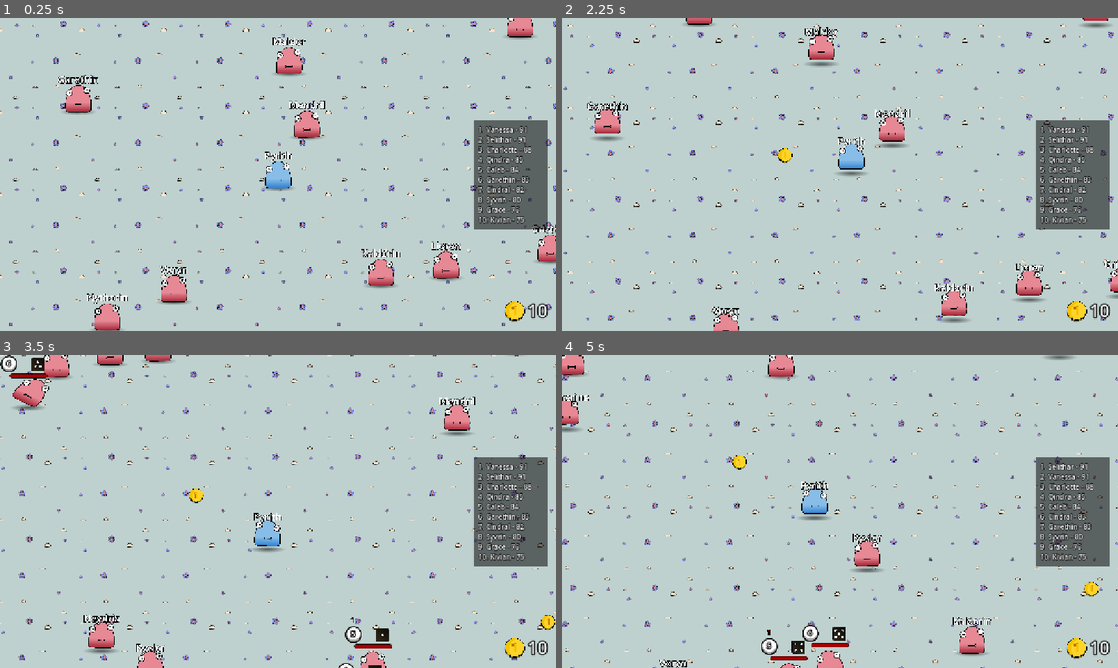
Above: before the commit, frames 1-4 (two rows, left to right).
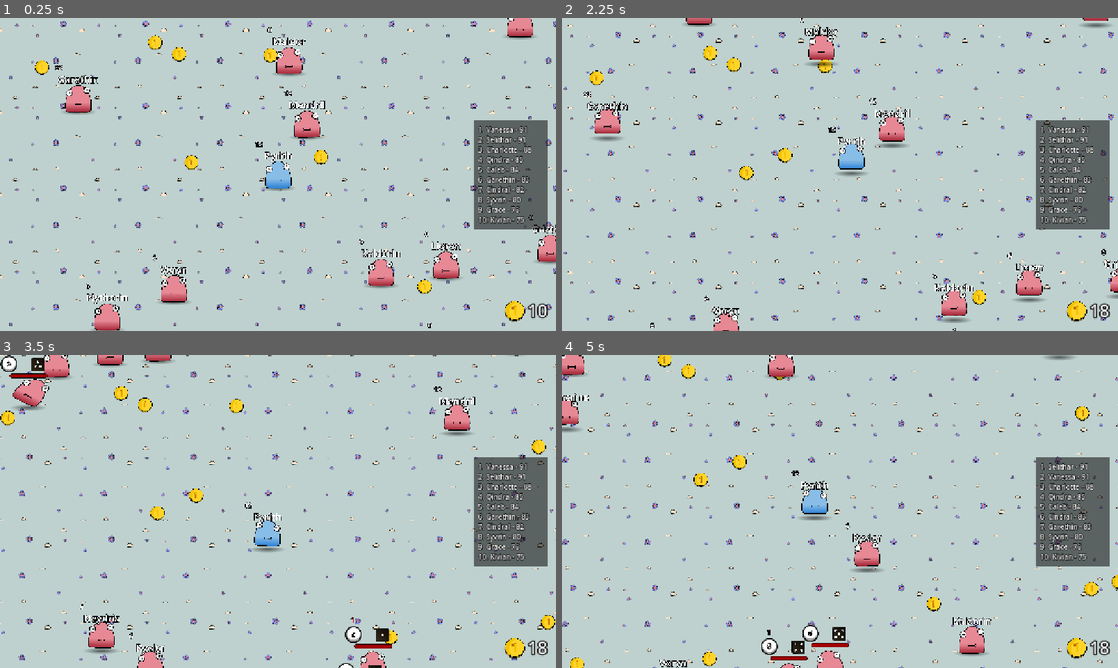
Above: after the commit, the same moments.

Repository: merlinott/nicerdicer
Game: Godot game, scene res://scenes/world.tscn
Two runs of this game, one before a commit and one after it. Both use one fixed random seed, a clock stepped at 60 frames per second and the inputs below. This scene is started directly instead of the project's main scene.
Inputs (mouse positions are in pixels of both pictures, inside the frame that each line leads up to):
- Up to frame 1 (0.25 s): no input
- Up to frame 2 (2.25 s): move the mouse to (962, 158) at 0.52 s; click (962, 158) at 0.67 s; tap Enter at 1.25 s; move the mouse to (728, 190) at 1.27 s; click (728, 190) at 1.42 s; tap Space at 2 s; move the mouse to (895, 105) at 2.02 s; click (895, 105) at 2.17 s
- Up to frame 3 (3.5 s): move the mouse to (250, 574) at 2.77 s; click (250, 574) at 2.92 s
- Up to frame 4 (5 s): move the mouse to (1006, 558) at 3.52 s; click (1006, 558) at 3.67 s; move the mouse to (673, 464) at 4.27 s; click (673, 464) at 4.42 s

The runs differ from the first frame. In frame 1, 0.8% of the frame differs, in the area x 6-96%, y 2-100%; in frame 2, 0.8%; in frame 3, 0.8%; in frame 4, 0.8%, in the area x 1-100%, y 0-100%.

Commit message:
shitamlabaern

Diff:
--- a/autoload/battle_manager.gd
+++ b/autoload/battle_manager.gd
@@ -20,7 +20,7 @@
 var damage_multiplier1 : int = 1
 var damage_multiplier2 : int = 1
 
-
+var game_ended : bool = false
 
 func fill_entities(ents: Array) -> void:
 	for i in ents:
@@ -66,6 +66,8 @@
 
 
 func start_battle(entity1: Entity, entity2: Entity) -> Entity:
+	if game_ended:
+		return
 	entity1.is_attacking = true
 	entity2.is_attacking = true
 
@@ -126,6 +128,9 @@
 				player.dice_selection.hide()
 				player.dice.show()
 
+			if game_ended:
+				return
+
 			set_abilities(dice_type1, dice_type2, entity1, entity2, roll1, roll2)
 
 			roll1 *= damage_multiplier1
@@ -168,10 +173,9 @@
 	winner.won_fight()
 
 	if !winner.is_player:
+		winner.coins += loser.max_life
 		winner.is_attacking = false
 		winner.set_upgrade(randi_range(1, 6), randi_range(1,2))
-
-
 
 	if !loser.is_player:
 		loser.is_attacking = false
--- a/scenes/cards_ui.gd
+++ b/scenes/cards_ui.gd
@@ -9,6 +9,8 @@
 	BattleManager.picked_upgrade.connect(hide_upgrades)
 
 func card_menu_setup() -> void:
+	if BattleManager.game_ended == true:
+		return
 	for i in card_container.get_children():
 		i.queue_free()
 	for i in 3:
--- a/scenes/coin.gd
+++ b/scenes/coin.gd
@@ -8,5 +8,5 @@
 func collect(body) -> void:
 	if body is Entity:
 		if body.is_player:
-			body.coins += 1
+			body.coins += randi_range(5,10)
 			queue_free()
--- a/scenes/dice.tscn
+++ b/scenes/dice.tscn
@@ -108,6 +108,21 @@
 "speed": 5.0
 }]
 
+[sub_resource type="Animation" id="Animation_sffoc"]
+length = 0.001
+tracks/0/type = "value"
+tracks/0/imported = false
+tracks/0/enabled = true
+tracks/0/path = NodePath("AnimatedSprite2D:scale")
+tracks/0/interp = 1
+tracks/0/loop_wrap = true
+tracks/0/keys = {
+"times": PackedFloat32Array(0),
+"transitions": PackedFloat32Array(1),
+"update": 0,
+"values": [Vector2(1, 1)]
+}
+
 [sub_resource type="Animation" id="Animation_ie753"]
 resource_name = "spin"
 tracks/0/type = "value"
@@ -121,21 +136,6 @@
 "transitions": PackedFloat32Array(1, 1, 1),
 "update": 0,
 "values": [Vector2(1, 1), Vector2(1.5, 1.5), Vector2(1, 1)]
-}
-
-[sub_resource type="Animation" id="Animation_sffoc"]
-length = 0.001
-tracks/0/type = "value"
-tracks/0/imported = false
-tracks/0/enabled = true
-tracks/0/path = NodePath("AnimatedSprite2D:scale")
-tracks/0/interp = 1
-tracks/0/loop_wrap = true
-tracks/0/keys = {
-"times": PackedFloat32Array(0),
-"transitions": PackedFloat32Array(1),
-"update": 0,
-"values": [Vector2(1, 1)]
 }
 
 [sub_resource type="AnimationLibrary" id="AnimationLibrary_jkyey"]
--- /dev/null
+++ b/scenes/die_screen.tscn
@@ -0,0 +1,66 @@
+[gd_scene load_steps=3 format=3 uid="uid://dlupjql6qgrnt"]
+
+[ext_resource type="Script" uid="uid://cxjvitu7gjbmt" path="res://scenes/end_screen.gd" id="1_67j70"]
+[ext_resource type="PackedScene" uid="uid://drcpcwvf5df4k" path="res://scenes/world.tscn" id="2_6rx8y"]
+
+[node name="LoseScreen" type="Control" node_paths=PackedStringArray("button", "button_2")]
+layout_mode = 3
+anchors_preset = 0
+script = ExtResource("1_67j70")
+button = NodePath("ColorRect/HBoxContainer/Button")
+button_2 = NodePath("ColorRect/HBoxContainer/Button2")
+world = ExtResource("2_6rx8y")
+
+[node name="ColorRect" type="ColorRect" parent="."]
+custom_minimum_size = Vector2(1280, 720)
+layout_mode = 1
+anchors_preset = 15
+anchor_right = 1.0
+anchor_bottom = 1.0
+offset_right = 1280.0
+offset_bottom = 720.0
+grow_horizontal = 2
+grow_vertical = 2
+color = Color(0.435294, 0.384314, 0.341176, 1)
+
+[node name="HBoxContainer" type="HBoxContainer" parent="ColorRect"]
+layout_mode = 1
+anchors_preset = 12
+anchor_top = 1.0
+anchor_right = 1.0
+anchor_bottom = 1.0
+offset_top = -98.0
+offset_bottom = -48.0
+grow_horizontal = 2
+grow_vertical = 0
+theme_override_constants/separation = 15
+alignment = 1
+
+[node name="Button2" type="Button" parent="ColorRect/HBoxContainer"]
+custom_minimum_size = Vector2(200, 50)
+layout_mode = 2
+text = "TRY AGAIN"
+
+[node name="Button" type="Button" parent="ColorRect/HBoxContainer"]
+custom_minimum_size = Vector2(200, 50)
+layout_mode = 2
+text = "MAIN MENU"
+
+[node name="Label" type="Label" parent="."]
+layout_mode = 1
+anchors_preset = 8
+anchor_left = 0.5
+anchor_top = 0.5
+anchor_right = 0.5
+anchor_bottom = 0.5
+offset_left = 239.0
+offset_top = 126.0
+offset_right = 1054.0
+offset_bottom = 539.0
+grow_horizontal = 2
+grow_vertical = 2
+theme_override_font_sizes/font_size = 150
+text = "YOU LOST!
+:( "
+horizontal_alignment = 1
+vertical_alignment = 1
--- /dev/null
+++ b/scenes/end_screen.gd
@@ -0,0 +1,20 @@
+extends Control
+
+@export var button: Button
+@export var button_2: Button
+@export var world : PackedScene
+
+func _ready() -> void:
+	button.pressed.connect(on_menu_pressed)
+	button_2.pressed.connect(on_try_again_pressed)
+
+func on_menu_pressed():
+	get_tree().reload_current_scene()
+
+func on_try_again_pressed():
+	play()
+
+func play() -> void:
+	var world_instance = world.instantiate()
+	get_tree().root.add_child(world_instance)
+	queue_free()
--- a/scenes/enemy.tscn
+++ b/scenes/enemy.tscn
@@ -7,6 +7,9 @@
 [ext_resource type="Texture2D" uid="uid://cie52okyxge0s" path="res://assets/shield.svg" id="5_nenq2"]
 [ext_resource type="PackedScene" uid="uid://c6k6dknha5jwg" path="res://scenes/damage_numbers.tscn" id="6_xwavj"]
 [ext_resource type="PackedScene" uid="uid://b1ghn6loy26ls" path="res://scenes/hp_bar.tscn" id="7_nenq2"]
+[ext_resource type="Texture2D" uid="uid://b5y0eje6j72my" path="res://assets/crown_01.png" id="8_8qclf"]
+[ext_resource type="Texture2D" uid="uid://xatspavrtatl" path="res://assets/crown_02.png" id="9_w8i8w"]
+[ext_resource type="Texture2D" uid="uid://dvat8c4v0sf5f" path="res://assets/crown_03.png" id="10_otmr2"]
 
 [sub_resource type="CircleShape2D" id="CircleShape2D_qhqgy"]
 radius = 294.027
@@ -239,6 +242,23 @@
 &"walk": SubResource("Animation_g2els")
 }
 
+[sub_resource type="SpriteFrames" id="SpriteFrames_wtq4b"]
+animations = [{
+"frames": [{
+"duration": 1.0,
+"texture": ExtResource("8_8qclf")
+}, {
+"duration": 1.0,
+"texture": ExtResource("9_w8i8w")
+}, {
+"duration": 1.0,
+"texture": ExtResource("10_otmr2")
+}],
+"loop": true,
+"name": &"default",
+"speed": 5.0
+}]
+
 [node name="enemy" type="CharacterBody2D" groups=["entity"]]
 collision_layer = 0
 script = ExtResource("1_md0e3")
@@ -279,20 +299,6 @@
 visible = false
 offset_top = -434.0
 offset_bottom = -434.0
-
-[node name="Label" type="Label" parent="hp_bar"]
-unique_name_in_owner = true
-layout_mode = 0
-offset_left = -68.75
-offset_top = -51.25
-offset_right = -43.75
-offset_bottom = -20.25
-theme_override_colors/font_outline_color = Color(0, 0, 0, 1)
-theme_override_constants/outline_size = 10
-theme_override_font_sizes/font_size = 22
-text = "10"
-horizontal_alignment = 1
-vertical_alignment = 1
 
 [node name="Name" type="Label" parent="."]
 anchors_preset = 8
@@ -327,3 +333,22 @@
 theme_override_font_sizes/font_size = 150
 horizontal_alignment = 1
 vertical_alignment = 1
+
+[node name="Label" type="Label" parent="."]
+unique_name_in_owner = true
+z_index = 6
+offset_left = -621.0
+offset_top = -851.0
+offset_right = -279.0
+offset_bottom = -578.0
+theme_override_colors/font_outline_color = Color(0, 0, 0, 1)
+theme_override_constants/outline_size = 50
+theme_override_font_sizes/font_size = 150
+text = "100"
+horizontal_alignment = 1
+vertical_alignment = 1
+
+[node name="Crown" type="AnimatedSprite2D" parent="."]
+position = Vector2(0, -771)
+scale = Vector2(0.15, 0.15)
+sprite_frames = SubResource("SpriteFrames_wtq4b")
--- a/scenes/entity.gd
+++ b/scenes/entity.gd
@@ -10,6 +10,7 @@
 @onready var hp_bar: Control = $hp_bar
 @onready var sprite: Sprite2D = $Sprite2D
 @onready var unique_name: Label = $Name
+@onready var crown: AnimatedSprite2D = $Crown
 
 @export var camera: Camera2D
 @export var dice_selection: Control
@@ -24,6 +25,8 @@
 var life : int = 0
 var shield : bool = false
 var current_shield : int = 0
+
+var player_won: bool = false
 
 var coins: int = 0
 	#set(value):
@@ -120,13 +123,15 @@
 	hp_bar.set_hp_bar_shield(life, value)
 
 
-func won_fight():
+func won_fight(won : bool = false):
 	animation_player.play("walk")
 	hp_bar.reset_hp_bar(max_life)
 	if is_player:
-		card_selection.card_menu_setup()
+		max_life += 100
 		var value = %Camera2D.zoom / 2
 		tween_cam(value)
+		if !won:
+			card_selection.card_menu_setup()
 
 
 func reset():
--- a/scenes/main_menu.tscn
+++ b/scenes/main_menu.tscn
@@ -105,6 +105,12 @@
 [node name="Name" parent="player2" index="10"]
 visible = false
 
+[node name="Label" parent="player2" index="12"]
+visible = false
+
+[node name="Crown" parent="player2" index="13"]
+visible = false
+
 [node name="player" parent="." instance=ExtResource("3_bqqt6")]
 position = Vector2(922, 500)
 scale = Vector2(0.5, 0.5)
@@ -126,6 +132,12 @@
 [node name="Name" parent="player" index="10"]
 visible = false
 
+[node name="Label" parent="player" index="12"]
+visible = false
+
+[node name="Crown" parent="player" index="13"]
+visible = false
+
 [node name="Sprite2D" type="Sprite2D" parent="."]
 position = Vector2(332.045, 244.63)
 rotation = -0.153589
--- a/scenes/player.gd
+++ b/scenes/player.gd
@@ -5,6 +5,10 @@
 	max_life += max_life
 
 func _physics_process(delta: float) -> void:
+	if player_won:
+		camera.zoom *= (1 + delta/2)
+		return
+
 	if idle:
 		return
 
@@ -31,3 +35,8 @@
 		sprite.flip_h = true
 	else:
 		sprite.flip_h = false
+
+
+
+func won_game():
+	player_won = true
--- a/scenes/player.tscn
+++ b/scenes/player.tscn
@@ -11,6 +11,9 @@
 [ext_resource type="PackedScene" uid="uid://dsw8luwju64pn" path="res://scenes/cards_ui.tscn" id="8_smehm"]
 [ext_resource type="PackedScene" uid="uid://cx2rv6ej2x3dk" path="res://scenes/dice_selection_ui.tscn" id="9_ur7pv"]
 [ext_resource type="Texture2D" uid="uid://cl1xxiui4f2jd" path="res://assets/coiner.png" id="10_y4r1p"]
+[ext_resource type="Texture2D" uid="uid://b5y0eje6j72my" path="res://assets/crown_01.png" id="12_f1ej7"]
+[ext_resource type="Texture2D" uid="uid://xatspavrtatl" path="res://assets/crown_02.png" id="13_oprun"]
+[ext_resource type="Texture2D" uid="uid://dvat8c4v0sf5f" path="res://assets/crown_03.png" id="14_a8ls1"]
 
 [sub_resource type="CircleShape2D" id="CircleShape2D_qhqgy"]
 radius = 264.613
@@ -243,6 +246,23 @@
 &"walk": SubResource("Animation_g2els")
 }
 
+[sub_resource type="SpriteFrames" id="SpriteFrames_qfm1y"]
+animations = [{
+"frames": [{
+"duration": 1.0,
+"texture": ExtResource("12_f1ej7")
+}, {
+"duration": 1.0,
+"texture": ExtResource("13_oprun")
+}, {
+"duration": 1.0,
+"texture": ExtResource("14_a8ls1")
+}],
+"loop": true,
+"name": &"default",
+"speed": 5.0
+}]
+
 [node name="player" type="CharacterBody2D" node_paths=PackedStringArray("camera", "dice_selection", "card_selection") groups=["entity"]]
 script = ExtResource("1_g2els")
 camera = NodePath("Camera2D")
@@ -292,20 +312,6 @@
 visible = false
 offset_top = -420.0
 offset_bottom = -420.0
-
-[node name="Label" type="Label" parent="hp_bar"]
-unique_name_in_owner = true
-layout_mode = 0
-offset_left = -68.625
-offset_top = -51.125
-offset_right = -43.625
-offset_bottom = -20.125
-theme_override_colors/font_outline_color = Color(0, 0, 0, 1)
-theme_override_constants/outline_size = 10
-theme_override_font_sizes/font_size = 22
-text = "10"
-horizontal_alignment = 1
-vertical_alignment = 1
 
 [node name="CanvasLayer" type="CanvasLayer" parent="." node_paths=PackedStringArray("entity")]
 script = ExtResource("8_d2wvv")
@@ -392,3 +398,22 @@
 theme_override_font_sizes/font_size = 150
 horizontal_alignment = 1
 vertical_alignment = 1
+
+[node name="Label" type="Label" parent="."]
+unique_name_in_owner = true
+z_index = 6
+offset_left = -621.0
+offset_top = -851.0
+offset_right = -279.0
+offset_bottom = -578.0
+theme_override_colors/font_outline_color = Color(0, 0, 0, 1)
+theme_override_constants/outline_size = 50
+theme_override_font_sizes/font_size = 150
+text = "100"
+horizontal_alignment = 1
+vertical_alignment = 1
+
+[node name="Crown" type="AnimatedSprite2D" parent="."]
+position = Vector2(0, -771)
+scale = Vector2(0.15, 0.15)
+sprite_frames = SubResource("SpriteFrames_qfm1y")
--- /dev/null
+++ b/scenes/win_screen.tscn
@@ -0,0 +1,71 @@
+[gd_scene load_steps=4 format=3 uid="uid://1m4h7pfp2gbl"]
+
+[ext_resource type="Script" uid="uid://cxjvitu7gjbmt" path="res://scenes/end_screen.gd" id="1_erk2x"]
+[ext_resource type="Texture2D" uid="uid://b5y0eje6j72my" path="res://assets/crown_01.png" id="1_wv5lq"]
+[ext_resource type="PackedScene" uid="uid://drcpcwvf5df4k" path="res://scenes/world.tscn" id="2_2l6cc"]
+
+[node name="WinScreen" type="Control" node_paths=PackedStringArray("button", "button_2")]
+layout_mode = 3
+anchors_preset = 0
+script = ExtResource("1_erk2x")
+button = NodePath("ColorRect/HBoxContainer/Button")
+button_2 = NodePath("ColorRect/HBoxContainer/Button2")
+world = ExtResource("2_2l6cc")
+
+[node name="ColorRect" type="ColorRect" parent="."]
+custom_minimum_size = Vector2(1280, 720)
+layout_mode = 1
+anchors_preset = 15
+anchor_right = 1.0
+anchor_bottom = 1.0
+offset_right = 1280.0
+offset_bottom = 720.0
+grow_horizontal = 2
+grow_vertical = 2
+color = Color(0.843137, 0.384314, 0.341176, 1)
+
+[node name="HBoxContainer" type="HBoxContainer" parent="ColorRect"]
+layout_mode = 1
+anchors_preset = 12
+anchor_top = 1.0
+anchor_right = 1.0
+anchor_bottom = 1.0
+offset_top = -98.0
+offset_bottom = -48.0
+grow_horizontal = 2
+grow_vertical = 0
+theme_override_constants/separation = 15
+alignment = 1
+
+[node name="Button" type="Button" parent="ColorRect/HBoxContainer"]
+custom_minimum_size = Vector2(200, 50)
+layout_mode = 2
+text = "MAIN MENU"
+
+[node name="Button2" type="Button" parent="ColorRect/HBoxContainer"]
+custom_minimum_size = Vector2(200, 50)
+layout_mode = 2
+text = "TRY AGAIN"
+
+[node name="Crown01" type="Sprite2D" parent="."]
+position = Vector2(640, 360)
+scale = Vector2(0.170472, 0.170472)
+texture = ExtResource("1_wv5lq")
+
+[node name="Label" type="Label" parent="."]
+layout_mode = 1
+anchors_preset = 8
+anchor_left = 0.5
+anchor_top = 0.5
+anchor_right = 0.5
+anchor_bottom = 0.5
+offset_left = 239.0
+offset_top = 42.0
+offset_right = 1054.0
+offset_bottom = 247.0
+grow_horizontal = 2
+grow_vertical = 2
+theme_override_font_sizes/font_size = 150
+text = "YOU WON! "
+horizontal_alignment = 1
+vertical_alignment = 1
--- a/scenes/world.gd
+++ b/scenes/world.gd
@@ -4,9 +4,10 @@
 @onready var enemy_container: Node2D = $EnemyContainer
 @onready var coin_container: Node2D = $CoinContainer
 
-
 const ENEMY = preload("res://scenes/enemy.tscn")
 const COIN = preload("res://scenes/coin.tscn")
+const DIE_SCREEN = preload("res://scenes/die_screen.tscn")
+const WIN_SCREEN = preload("res://scenes/win_screen.tscn")
 
 var enemy_t : float = 0
 var coin_t : float = 0
@@ -15,7 +16,7 @@
 
 func _ready() -> void:
 	spawn_enemy(250)
-	spawn_coin(50)
+	spawn_coin(200)
 
 func _process(delta: float) -> void:
 	await get_tree().create_timer(.1).timeout
@@ -42,9 +43,22 @@
 	# Collect all enemies in the container
 	for i in enemy_container.get_children():
 		enemies.append(i)
+		i.crown.hide()
 
 	# Sort the enemies based on max_life in descending order
 	enemies.sort_custom(_sort_max_life_desc)
+
+
+	enemies[0].crown.show()
+	enemies[1].crown.show()
+	enemies[2].crown.show()
+
+	enemies[0].crown.frame = 0
+	enemies[1].crown.frame = 1
+	enemies[2].crown.frame = 2
+
+	if enemies[0].is_player:
+		won_game(enemies[0])
 
 	# Display the top 10 enemies
 	var top_10 = enemies.slice(0, 10)  # Get the first 10 enemies
@@ -97,3 +111,17 @@
 	var instance = COIN.instantiate()
 	instance.global_position = Vector2(randf_range(-30000,30000),randf_range(-30000,30000))
 	coin_container.add_child(instance)
+
+
+func won_game(player):
+	BattleManager.game_ended = true
+	player.won_game()
+	await get_tree().create_timer(2).timeout
+	var win_screen = WIN_SCREEN.instantiate()
+	add_child(win_screen)
+	queue_free()
+
+func lost_game(player):
+	var die_screen = DIE_SCREEN.instantiate()
+	add_child(die_screen)
+	queue_free()
Binary file added: GodotWildJam_77/nicerdicer/GodotWildJam_77/nicerdicer/assets/crown_03.png
Not shown, added: GodotWildJam_77/nicerdicer/GodotWildJam_77/nicerdicer/assets/crown_03.png.import
Binary file added: GodotWildJam_77/nicerdicer/assets/crown_02.png
Not shown, added: GodotWildJam_77/nicerdicer/assets/crown_02.png.import
Binary file added: assets/crown_01.png
Not shown, added: assets/crown_01.png.import
Binary file added: assets/crown_02.png
Not shown, added: assets/crown_02.png.import
Binary file added: assets/crown_03.png
Not shown, added: assets/crown_03.png.import
Not shown, added: scenes/end_screen.gd.uid
Not shown: 1 places in scenes/enemy.tscn that only renumber resources
(and 1 more such lines)
